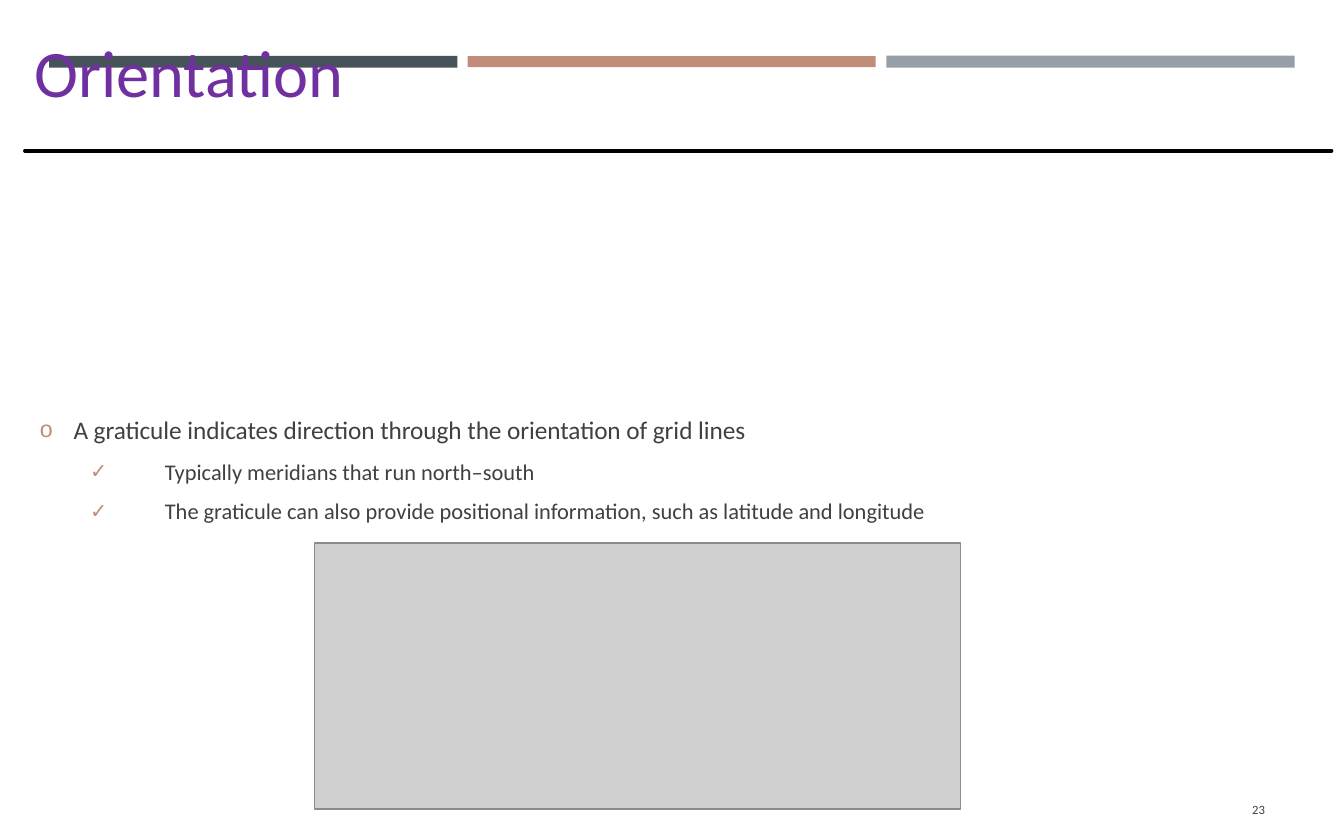
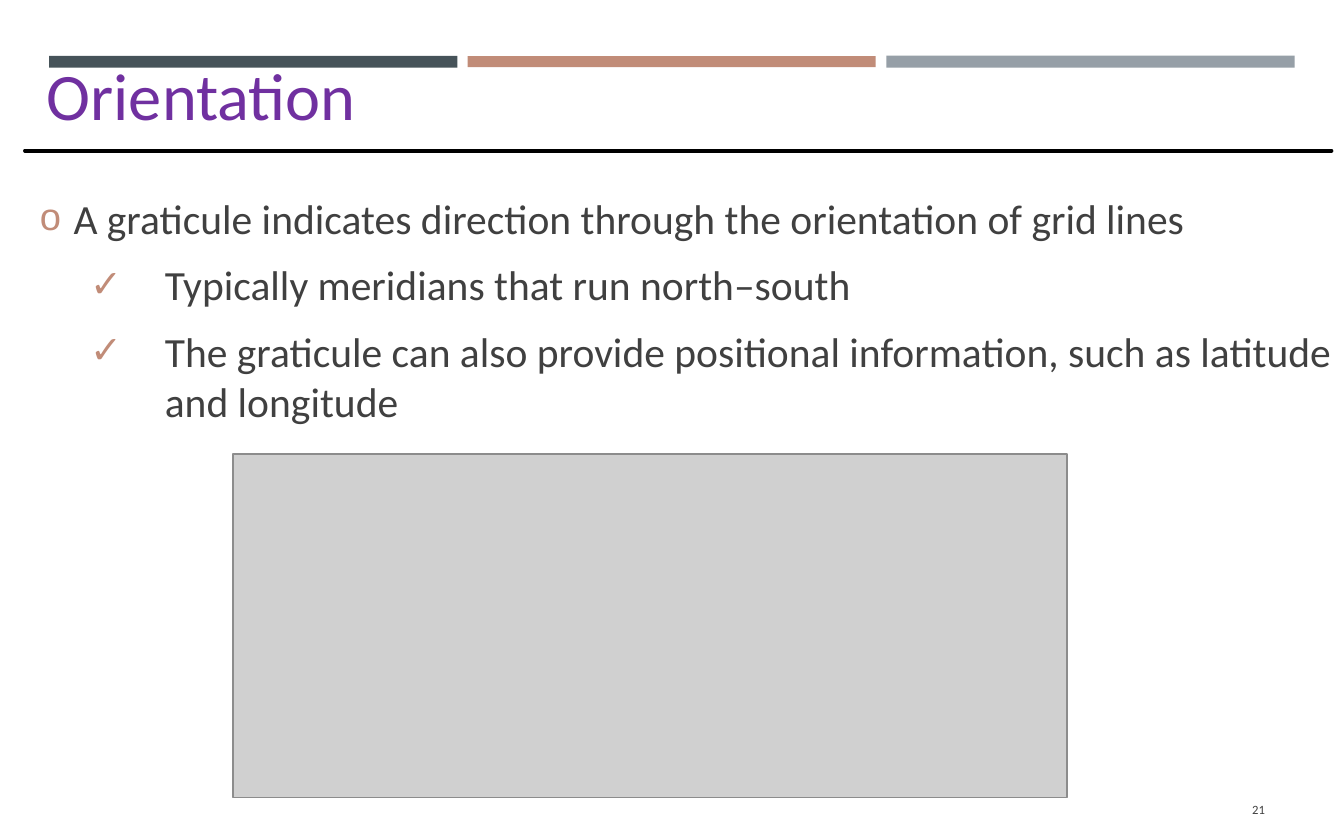
Before and after one commit to gisynw/GIS_I, a slide deck: slide 21 of docs/Lectures/Week07/Lecture07_GEOG2475_Thursday.pptx (slide 23 before the commit). Drawn at 1344x840 pixels with LibreOffice and Linux fonts; fonts in the diff are those of the drawing; grey boxes stand for pictures. Boxes give left, top, right and bottom in pixels: in the first picture for what was removed or moved away, otherwise in the second. Text is boxed around its words. In the diff, an @@ line names an element or a change of style, - is before the commit and + after.

```diff
--- a/docs/Lectures/Week07/Lecture07_GEOG2475_Thursday.pptx
+++ b/docs/Lectures/Week07/Lecture07_GEOG2475_Thursday.pptx
@@ text "Orientation" rewrapped from box(34, 51, 343, 98) to box(47, 65, 356, 121) @@
@@ text "A graticule indicates direction through ..." at box(74, 205, 1330, 424): size 12.2 to 20 pt in "A graticule indicates direction through the orientation ..."; size 10.8 to 20 pt in "Typically meridians that run north–south", "The graticule can also provide positional information, ..."; more space between paragraphs @@
@@ picture: place and size @@
-picture at box(315, 544, 962, 809)
+picture at box(233, 454, 1068, 797)
@@ page number at box(1252, 806, 1265, 814): text changed @@
-23
+21
```
Also in this commit, not shown: 11 other slides changed, 3 slides removed.
